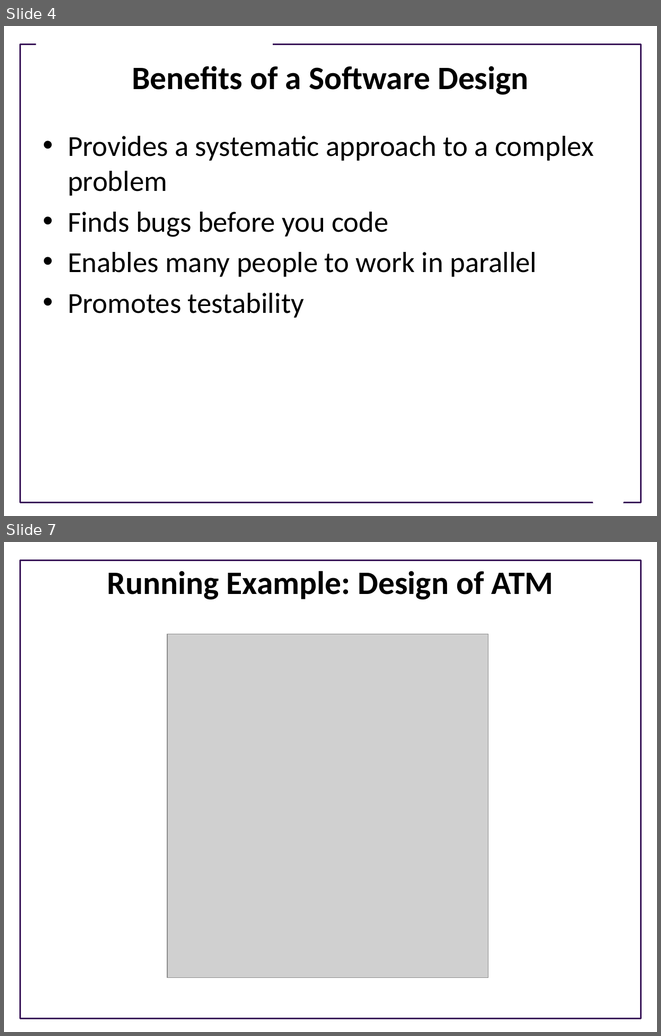
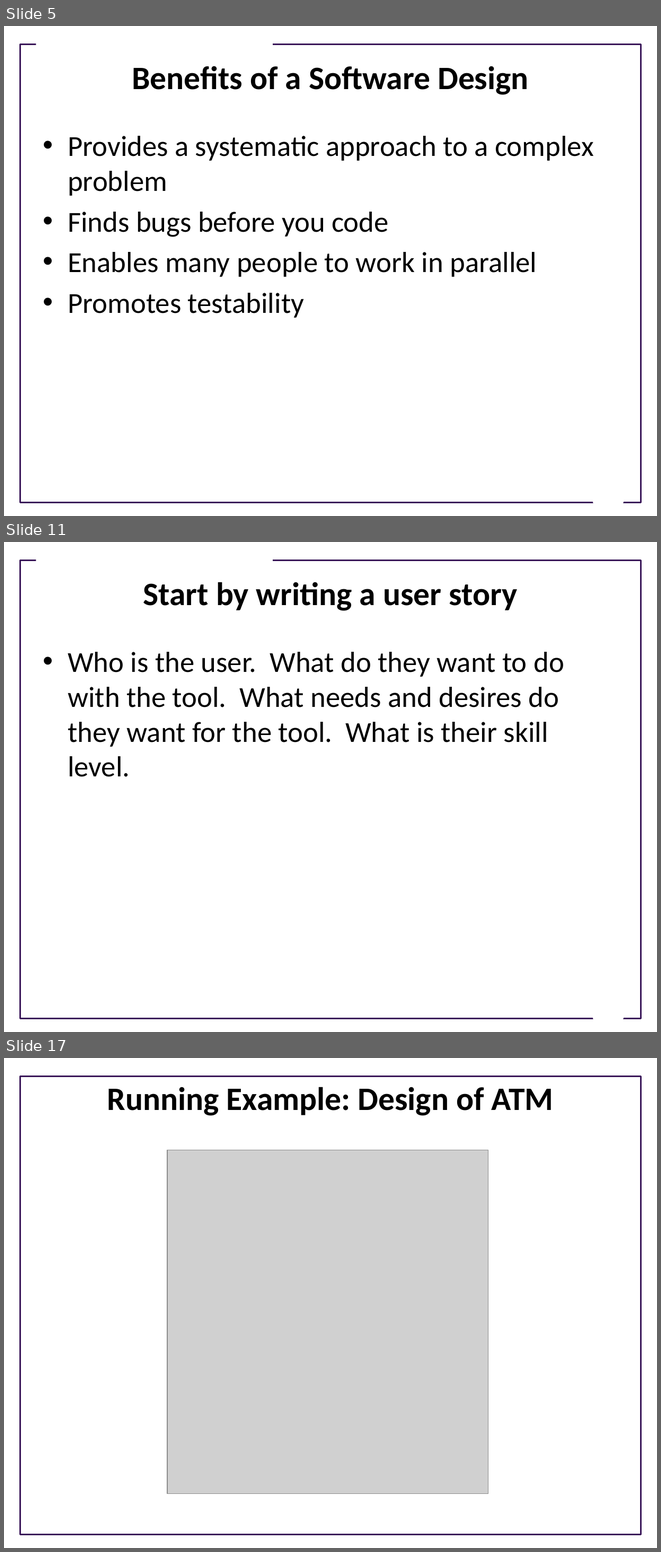
Before and after one commit to UWDIRECT/UWDIRECT.github.io, a slide deck: Wi21_content/SEDS/L10.Software_Design.pptx. Shown one above the other, each under a label of ours: slides 4 and 7 before the commit, slides 5, 11 and 17 after it; the slides between them are not shown. The pictures are 661x1036 and 661x1552 pixels, drawn with LibreOffice and Linux fonts; fonts in the diff are those of the drawing; grey boxes stand for pictures; background and template pictures are left out. Boxes give left, top, right and bottom in pixels: in the first picture for what was removed or moved away, otherwise in the second. Text is boxed around its words. In the diff, an @@ line names an element or a change of style, - is before the commit and + after.

Commit message:
added more about user stories

```diff
--- a/Wi21_content/SEDS/L10.Software_Design.pptx
+++ b/Wi21_content/SEDS/L10.Software_Design.pptx
@@ slide 11 added at [4, 542, 657, 1032], background #FFFFFF; not listed: 3 template elements that a slide beside it also shows @@
@@ title added at [143, 582, 517, 611], 36 pt, text #000000, bold @@
+Start by writing a user story
@@ text added at [68, 652, 564, 777], 32 pt, text #000000 @@
+• Who is the user. What do they want to do with the tool. What needs and desires do they want for the tool. What is their skill level.
@@ what was slide 4 is now slide 5 @@
@@ what was slide 7 is now slide 17 @@
```
Also in this commit, not shown: 6 slides changed, 15 other slides added, 1 slide removed.
